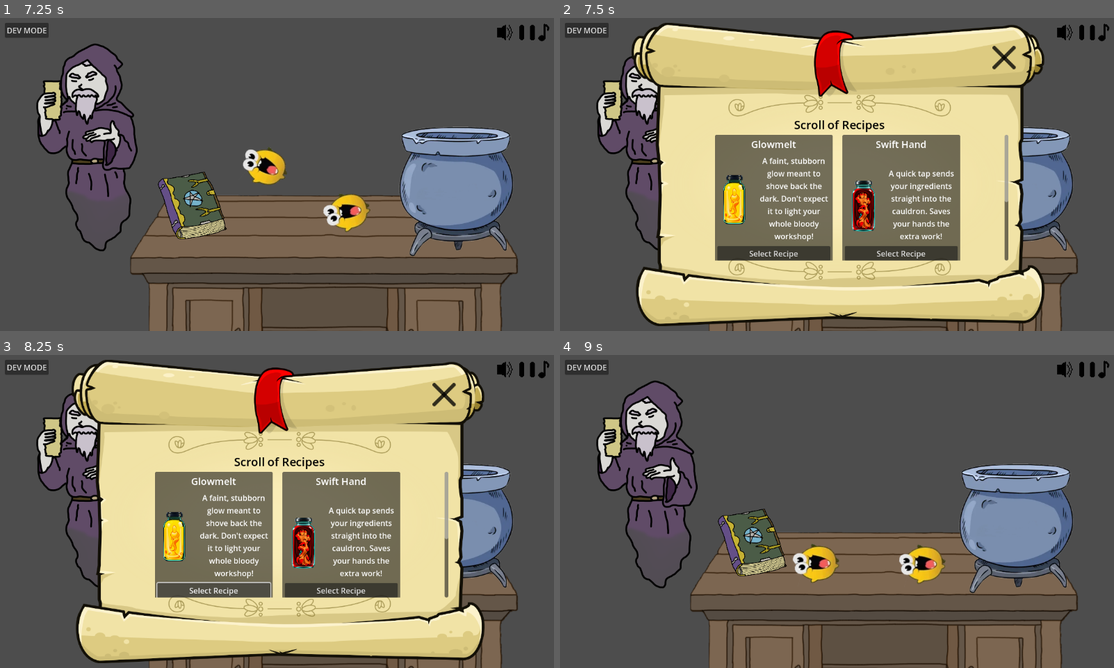
Above: before the commit, frames 1-4 (two rows, left to right).
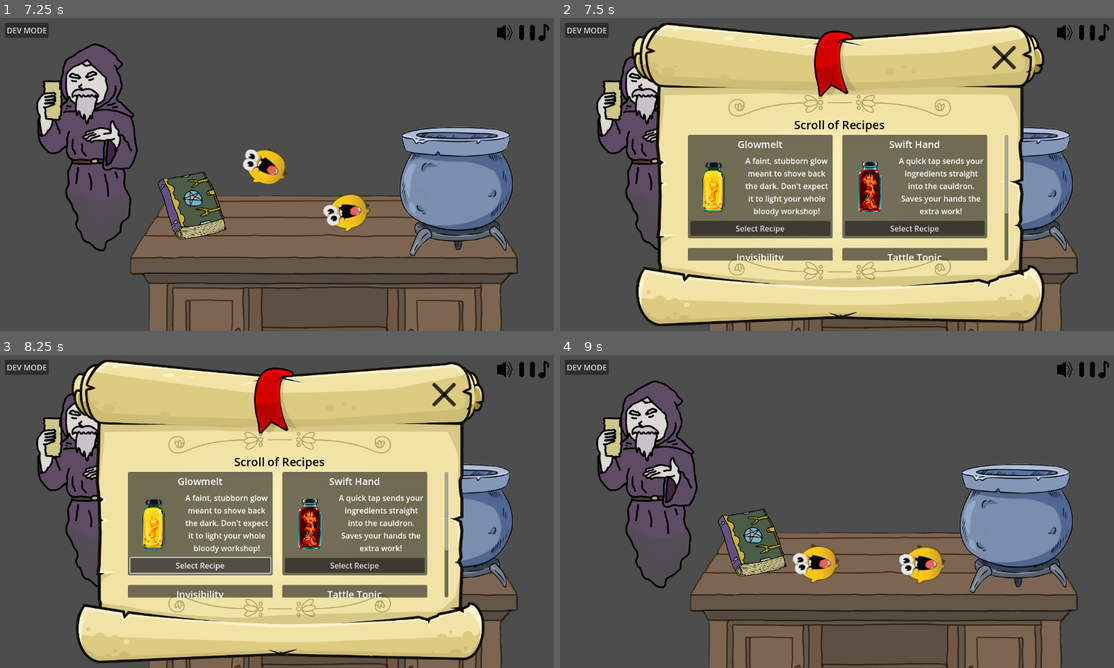
Above: after the commit, the same moments.

Repository: SanchotEm/intern_of_alchemist
Game: Godot game, scene res://Base/main.tscn
Two runs of this game, one before a commit and one after it. Both use one fixed random seed, a clock stepped at 60 frames per second and the inputs below.
Inputs (mouse positions are in pixels of both pictures, inside the frame that each line leads up to):
- Up to frame 1 (7.25 s): click "DEV MODE" at 0.5 s; click (310, 155) at 1.25 s; click "DEV MODE" at 2 s; click "Spawn Item" at 2.75 s; click (310, 155) at 3.5 s; click "DEV MODE" at 4.25 s; click "Spawn Item" at 5 s; click (310, 155) at 5.75 s; tap Enter at 6.5 s; drag from (277, 224) to (454, 190) at 6.52 s
- Up to frame 2 (7.5 s): drag from (753, 205) to (1014, 190) at 7.27 s
- Up to frame 3 (8.25 s): click "Select Recipe" at 8 s
- Up to frame 4 (9 s): click (1003, 395) at 8.75 s

Frame 1 is identical in both runs. In frame 2, 12% of the frame differs, in the area x 23-81%, y 37-78%; in frame 3, 12%; in frame 4, nothing differs.

Commit message:
fit more content in grimoire

Diff:
--- a/UI/Recipes/RecipesInGrimoire.tscn
+++ b/UI/Recipes/RecipesInGrimoire.tscn
@@ -4,7 +4,7 @@
 [ext_resource type="Texture2D" uid="uid://cyueoxuksu1lj" path="res://Resources/Placeholders/Potions-Ingredients/Fantasy potions 30+/Potions/Mana Rank 1.png" id="1_nmnhj"]
 
 [node name="RecipePanelContainer" type="PanelContainer"]
-custom_minimum_size = Vector2(240, 125)
+custom_minimum_size = Vector2(300, 125)
 script = ExtResource("1_fsqbl")
 
 [node name="MarginContainer" type="MarginContainer" parent="."]
@@ -64,7 +64,7 @@
 
 [node name="RecipeDescriptionLabel" type="Label" parent="MarginContainer/VBoxContainer/MarginContainer/HBoxContainer/VBoxContainer"]
 unique_name_in_owner = true
-custom_minimum_size = Vector2(150, 0)
+custom_minimum_size = Vector2(180, 0)
 layout_mode = 2
 text = "Recipe Description"
 horizontal_alignment = 1
